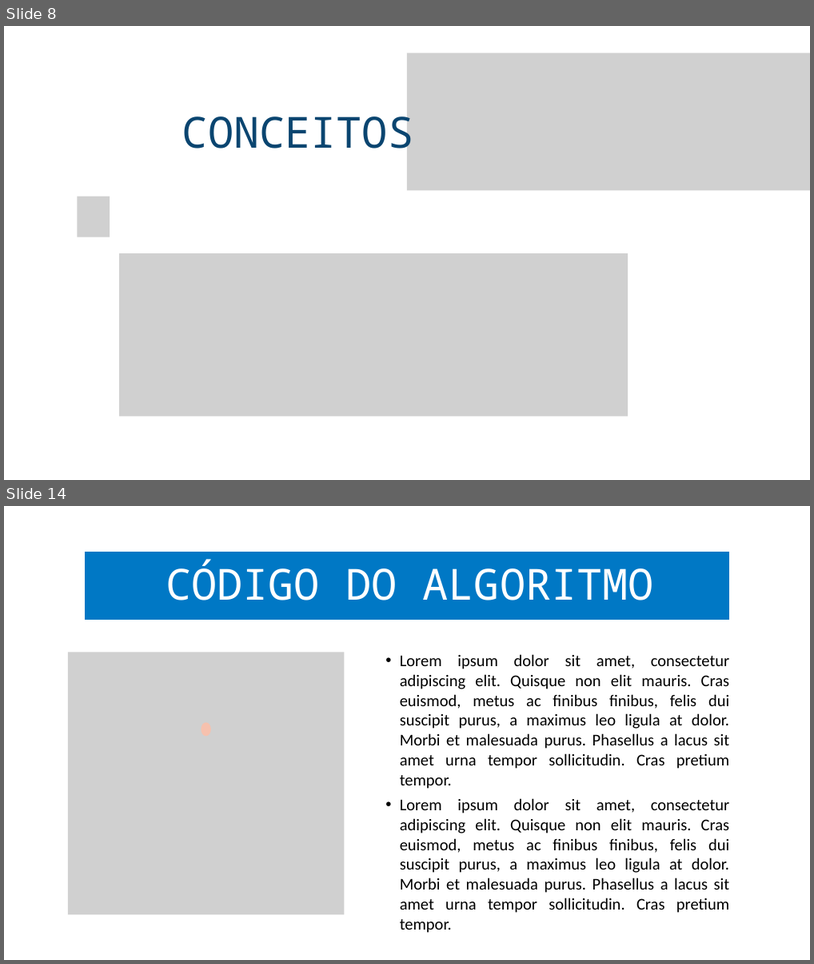
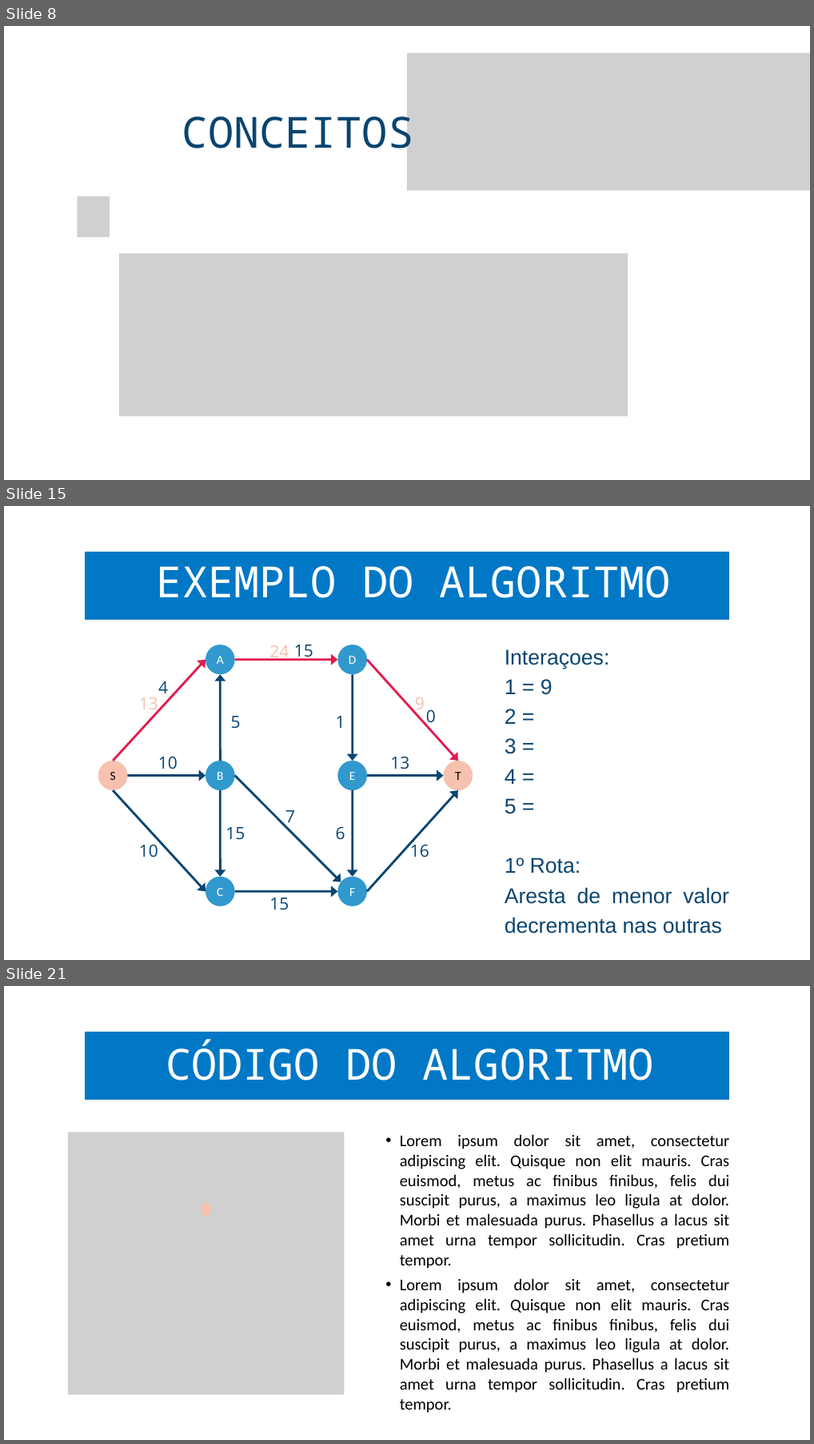
Before and after one commit to jair-ferreira-rodrigues-neto/seminario-grafos, a slide deck: docs/slides/Slides.pptx. Shown one above the other, each under a label of ours: slides 8 and 14 before the commit, slides 8, 15 and 21 after it; the slides between them are not shown. The pictures are 814x964 and 814x1444 pixels, drawn with LibreOffice and Linux fonts; fonts in the diff are those of the drawing; grey boxes stand for pictures; background and template pictures are left out. Boxes give left, top, right and bottom in pixels: in the first picture for what was removed or moved away, otherwise in the second. Text is boxed around its words. In the diff, an @@ line names an element or a change of style, - is before the commit and + after.

Commit message:
docs: adicionar slides do algoritmo com exemplo passo a passo

```diff
--- a/docs/slides/Slides.pptx
+++ b/docs/slides/Slides.pptx
@@ slide 15 added at bbox=[4, 506, 810, 960], background picture (left out) @@
@@ group added at bbox=[85, 551, 730, 933]: 26 texts, 13 arrows, 10 freeform shapes @@
+EXEMPLO DO ALGORITMO
+Interaçoes:
+1 = 9
+2 =
+3 =
+4 =
+5 =
+1º Rota:
+Aresta de menor valor decrementa nas outras
+13
+10
+13
+10
+24
+9
+1
+16
+15
+15
+6
+7
+5
+S
+A
+D
+T
+E
+B
+C
+F
+4
+15
+0
@@ what was slide 14 is now slide 21 @@
```
Also in this commit, not shown: 4 slides changed, 9 other slides added, 3 slides removed.
